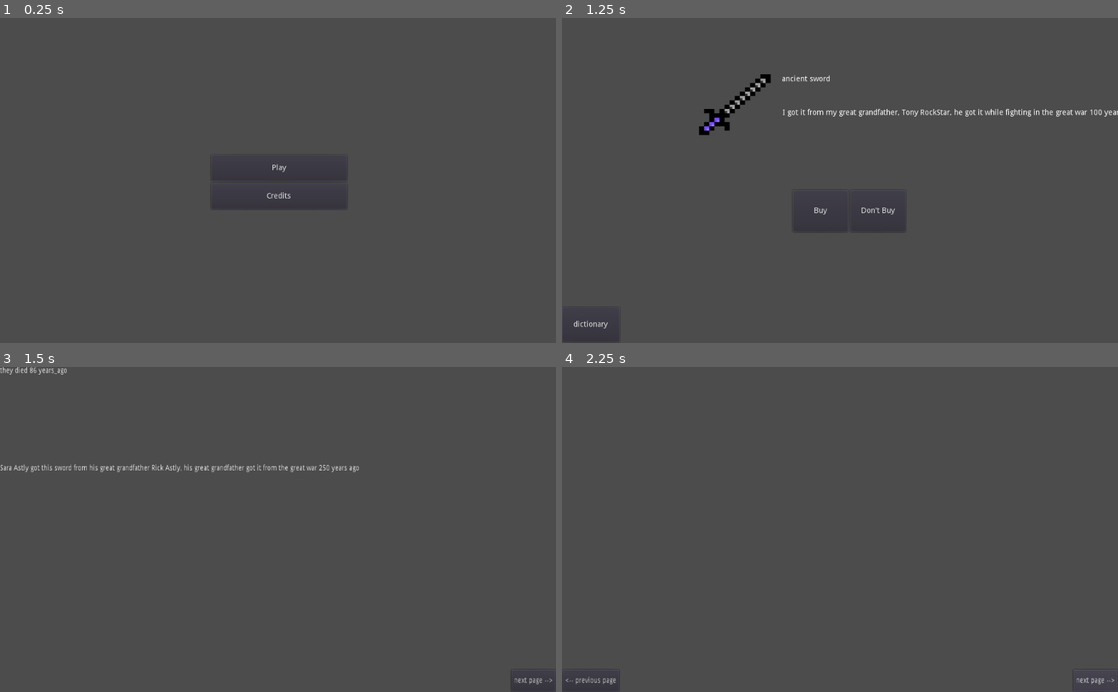
Above: before the commit, frames 1-4 (two rows, left to right).
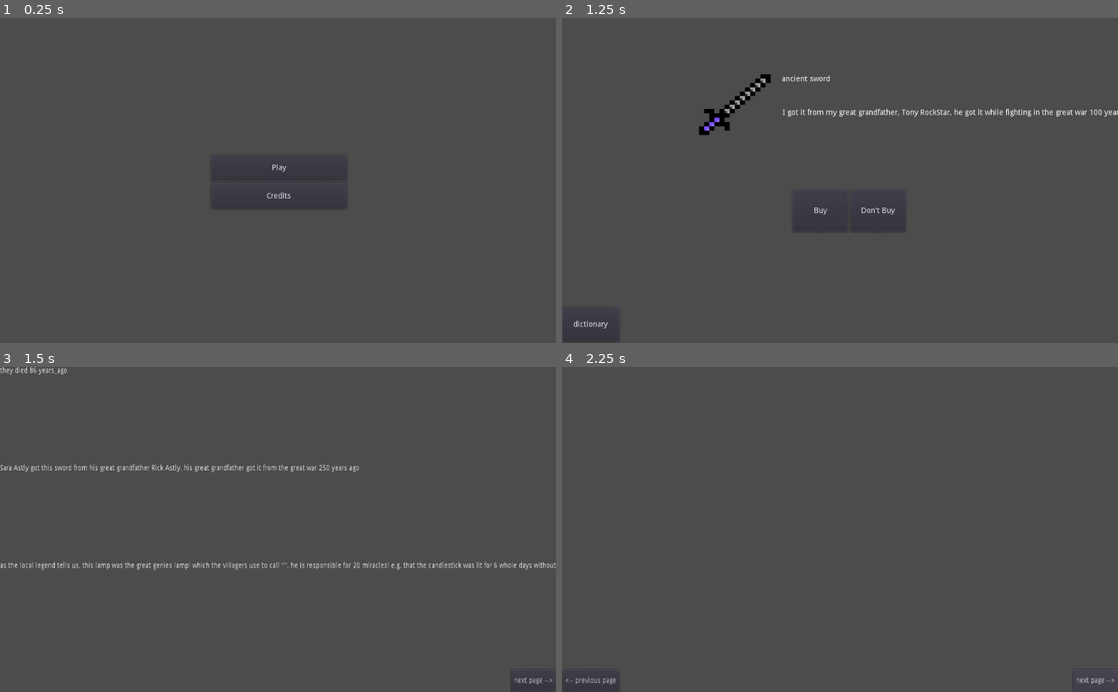
Above: after the commit, the same moments.

Repository: Birdoflames/BrackeysGameJam
Game: Godot game, scene res://Start_Scene.tscn
The game is run twice, just before and just after one commit, with the same random seed, the same clock (stepped at 60 frames per second) and the same inputs.
Inputs:
- Up to frame 1 (0.25 s): no input
- Up to frame 2 (1.25 s): click "Play" at 0.5 s
- Up to frame 3 (1.5 s): click "dictionary" at 1.25 s
- Up to frame 4 (2.25 s): click "next page -->" at 2 s

Frames 1-2 are identical in both runs. In frame 3, 0.8% of the frame differs, in the area x 0-100%, y 60-63%; in frame 4, nothing differs.
Error before the commit: Attempt to call function 'dictionary_story' in base 'null instance' on a null instance. (res://Dictonary.gd:22)
Error after the commit: Invalid call. Nonexistent function 'dictionary_story' in base 'Sprite'. (res://Dictonary.gd:22)

Commit message:
sprites start

Diff:
--- a/Dictonary.gd
+++ b/Dictonary.gd
@@ -16,7 +16,7 @@
 		get_parent().get_node("Artifacts_book/page 1").show()
 		first_time = false
 
-	var sprites = ["ancient sword", "ancient bow", "genie's oil lamp", "Mona Lisa's picture", "diamond ring", "diamond necklace", "cup", "axe", "vase", "lamp", "candlestick", "painting", "chandelier"]
+	var sprites = ["ancient sword", "ancient bow", "genie's oil lamp", "mona lisa's picture", "diamond ring", "diamond necklace", "cup", "axe", "vase", "lamp", "candlestick", "painting", "chandelier"]
 
 	for sprite in sprites:
 		get_node(sprite).dictionary_story()
--- a/Dictonary.tscn
+++ b/Dictonary.tscn
@@ -17,6 +17,7 @@
 [ext_resource path="res://assets/Objects/Vase.png" type="Texture" id=15]
 [ext_resource path="res://ancient sword.gd" type="Script" id=16]
 [ext_resource path="res://gene's oil lamp.gd" type="Script" id=17]
+[ext_resource path="res://mona lisa's picture.gd" type="Script" id=18]
 
 [node name="Artifacts_book" type="Node2D"]
 scale = Vector2( 0.848288, 1 )
@@ -36,7 +37,7 @@
 texture = ExtResource( 4 )
 script = ExtResource( 16 )
 
-[node name="gene\'s oil lamp" type="Sprite" parent="."]
+[node name="genie\'s oil lamp" type="Sprite" parent="."]
 visible = false
 position = Vector2( 375.212, 160 )
 scale = Vector2( 1.38968, 1 )
@@ -48,6 +49,7 @@
 position = Vector2( 375.212, 160 )
 scale = Vector2( 1.38968, 1 )
 texture = ExtResource( 6 )
+script = ExtResource( 18 )
 
 [node name="diamond ring" type="Sprite" parent="."]
 visible = false
--- a/Game_Scene.gd
+++ b/Game_Scene.gd
@@ -12,7 +12,7 @@
 	rnd.randomize()
 	var chosen_one = sprites[rnd.randi_range(0, 12)]
 
-	var get_story = get_node("Artifacts_book/"+chosen_one ).story()
+	var get_story = get_node("Artifacts_book/"+chosen_one).story()
 
 	get_node("Artifacts_book/"+chosen_one).show()
 
--- /dev/null
+++ b/mona lisa's picture.gd
@@ -0,0 +1,45 @@
+extends Sprite
+
+var random = RandomNumberGenerator.new()
+var something = random.randomize()
+
+var chosen_name = rnd(0,5)
+
+var miracles_count = rnd(10,24)
+var lit_for = rnd(5,15)
+var genies_name = ""
+
+
+func rnd(start, end):
+	return random.randi_range(start, end)
+
+
+func _ready():
+	story()
+
+func story():
+	if chosen_name == 0:
+		 genies_name = "Angle"
+
+	elif chosen_name == 1:
+		 genies_name = "God's deliver"
+
+	elif chosen_name == 2:
+		 genies_name = "Aladin"
+
+	elif chosen_name == 3:
+		 genies_name = ""
+
+	elif chosen_name == 4:
+		 genies_name = ""
+
+	else:
+		 genies_name = "Jerry Smith"
+
+	var story = "tales tell this lamp was the great Genie’s lamp, the villagers around call him "+ genies_name+", he is responsible for "+str(miracles_count)+" miracles! e.g. that the candlestick was lit for "+ str(lit_for) +" whole days without any fuel."
+
+	return story
+func dictionary_story():
+	var dictionary_story = 'as the local legend tells us, this lamp was the great genie’s lamp! which the villagers use to call "'+ genies_name +'", he is responsible for '+str(miracles_count) +' miracles! e.g. that the candlestick was lit for ' +str(lit_for)+ ' whole days without any fuel.'
+
+	get_parent().get_node("page 1/gene's oil lamp label").text = dictionary_story
Not shown: 1 places in Dictonary.tscn that only renumber resources
